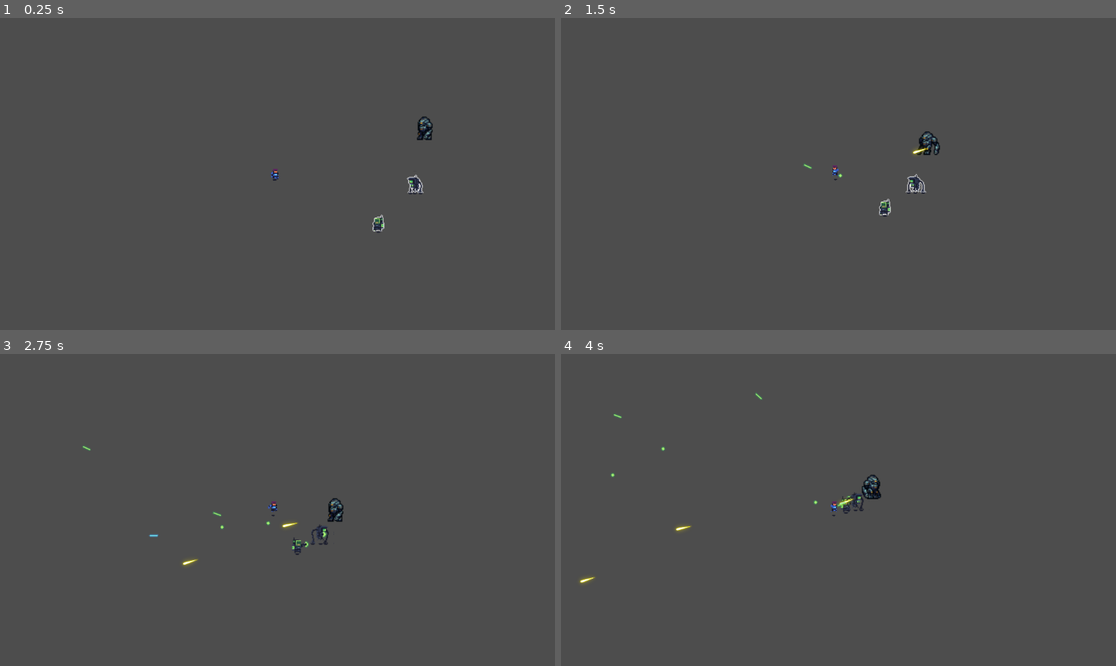
Above: before the commit, frames 1-4 (two rows, left to right).
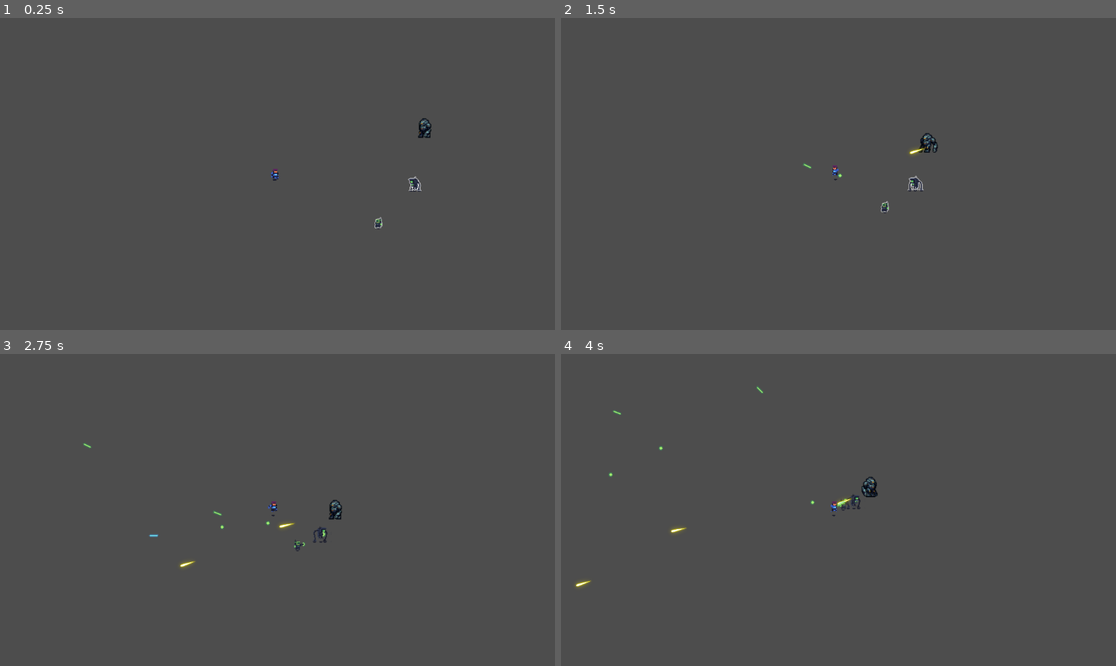
Above: after the commit, the same moments.

Repository: GerardinClement/Gamejam_forge
Game: Godot game, scene res://AnimatedCharacters/playerAndEnemy.tscn
Two runs of this game, one before a commit and one after it. Both use one fixed random seed, a clock stepped at 60 frames per second and the inputs below. This scene is started directly instead of the project's main scene.
Inputs (mouse positions are in pixels of both pictures, inside the frame that each line leads up to):
- Up to frame 1 (0.25 s): no input
- Up to frame 2 (1.5 s): move the mouse to (960, 158) at 0.52 s; move the mouse to (727, 189) at 1.27 s
- Up to frame 3 (2.75 s): move the mouse to (333, 441) at 2.02 s
- Up to frame 4 (4 s): move the mouse to (810, 572) at 2.77 s; move the mouse to (1005, 556) at 3.52 s

The runs differ from the first frame. In frame 1, 0.3% of the frame differs, in the area x 67-78%, y 31-69%; in frame 2, 0.4%; in frame 3, 0.4%; in frame 4, 0.5%, in the area x 2-58%, y 10-75%.

Commit message:
Adding area2d to enemies

Diff:
--- a/AnimatedCharacters/Enemies/octopus/octopus.tscn
+++ b/AnimatedCharacters/Enemies/octopus/octopus.tscn
@@ -302,6 +302,9 @@
 "name": &"shootRight",
 "speed": 5.0
 }]
+
+[sub_resource type="RectangleShape2D" id="RectangleShape2D_hrqmx"]
+size = Vector2(201, 154.5)
 
 [node name="octopus" type="CharacterBody2D"]
 collision_layer = 2
@@ -320,3 +323,8 @@
 
 [node name="gunPos" type="Marker2D" parent="."]
 position = Vector2(2, -1)
+
+[node name="Area2D" type="Area2D" parent="."]
+
+[node name="CollisionShape2D" type="CollisionShape2D" parent="Area2D"]
+shape = SubResource("RectangleShape2D_hrqmx")
--- a/AnimatedCharacters/playerAndEnemy.tscn
+++ b/AnimatedCharacters/playerAndEnemy.tscn
@@ -10,7 +10,7 @@
 
 [node name="mech" parent="." instance=ExtResource("5_45ch5")]
 position = Vector2(319, -103)
-scale = Vector2(1.8, 1.8)
+scale = Vector2(1.5, 1.5)
 script = ExtResource("3_hybdc")
 
 [node name="Player" parent="." instance=ExtResource("1_ollg0")]
@@ -21,10 +21,9 @@
 
 [node name="human" parent="." instance=ExtResource("4_x555r")]
 position = Vector2(223, 106)
-scale = Vector2(1.5, 1.5)
 script = ExtResource("3_hybdc")
 
 [node name="octopus" parent="." instance=ExtResource("5_t4syh")]
 position = Vector2(297, 19)
-scale = Vector2(1.5, 1.5)
+scale = Vector2(1.2, 1.2)
 script = ExtResource("3_hybdc")
Not shown: 1 places in AnimatedCharacters/Enemies/octopus/octopus.tscn that only renumber resources
Not shown: 1 places in tile_map.tscn that only renumber resources
